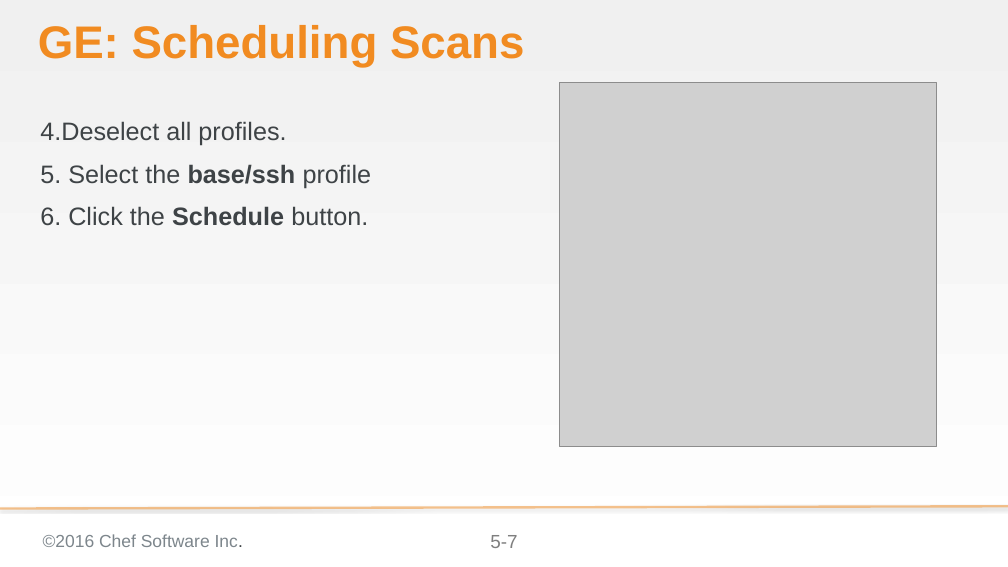
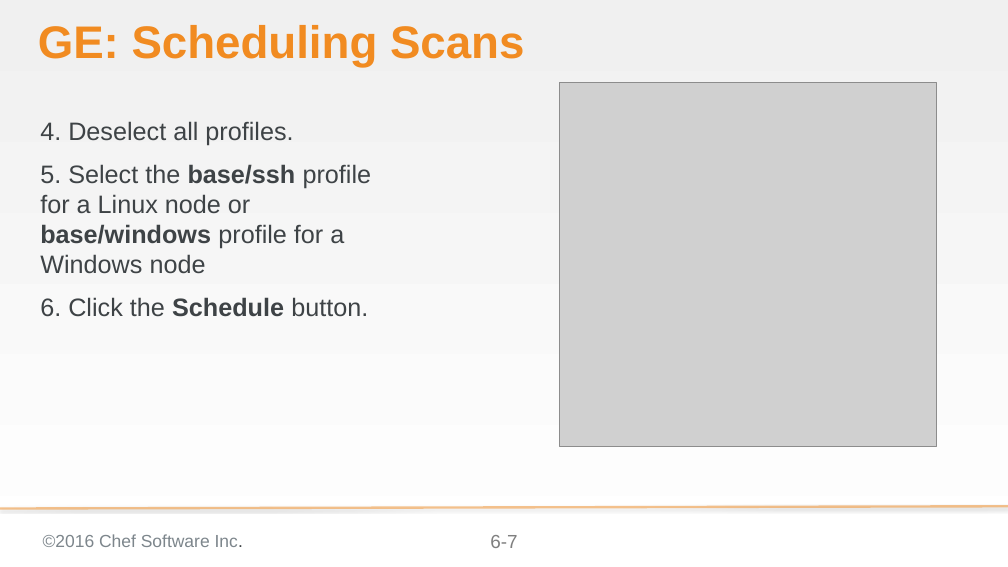
Before and after one commit to bchamby/chef-compliance-installation-configuration-operation, a slide deck: slide 7 of 06-scheduling-scans-reports.pptx. Drawn at 1008x567 pixels with LibreOffice and Linux fonts; fonts in the diff are those of the drawing; grey boxes stand for pictures; background and template pictures are left out. Boxes give left, top, right and bottom in pixels: in the first picture for what was removed or moved away, otherwise in the second. Text is boxed around its words. In the diff, an @@ line names an element or a change of style, - is before the commit and + after.

Commit message:
added log file tailing and more scheduling info

```diff
--- a/06-scheduling-scans-reports.pptx
+++ b/06-scheduling-scans-reports.pptx
@@ text at (40,121,372,274): text changed @@
-4.Deselect all profiles.
-5. Select the base/ssh profile
+4. Deselect all profiles.
+5. Select the base/ssh profile for a Linux node or base/windows profile for a Windows node
```
Also in this commit, not shown: 6 other slides changed, 2 slides added.
